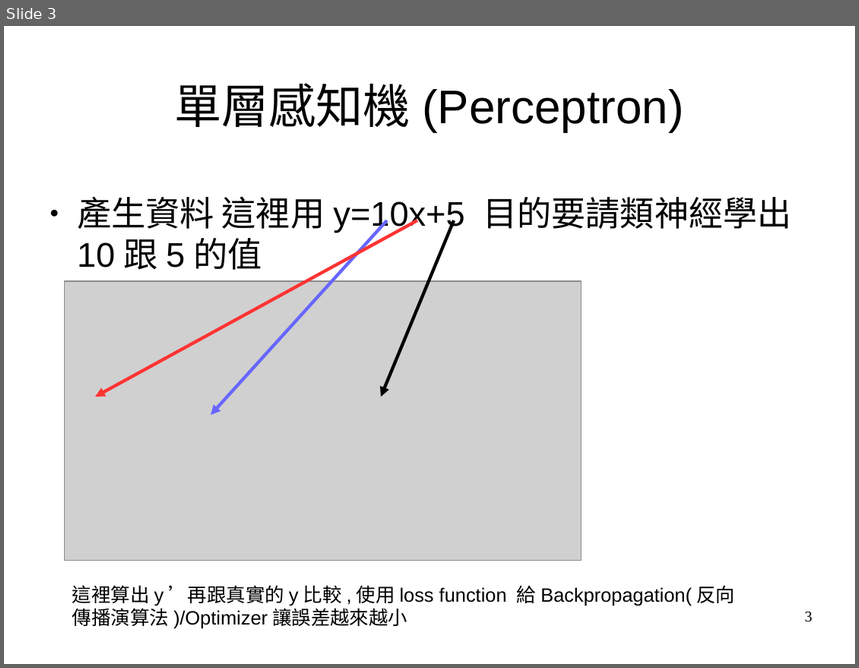
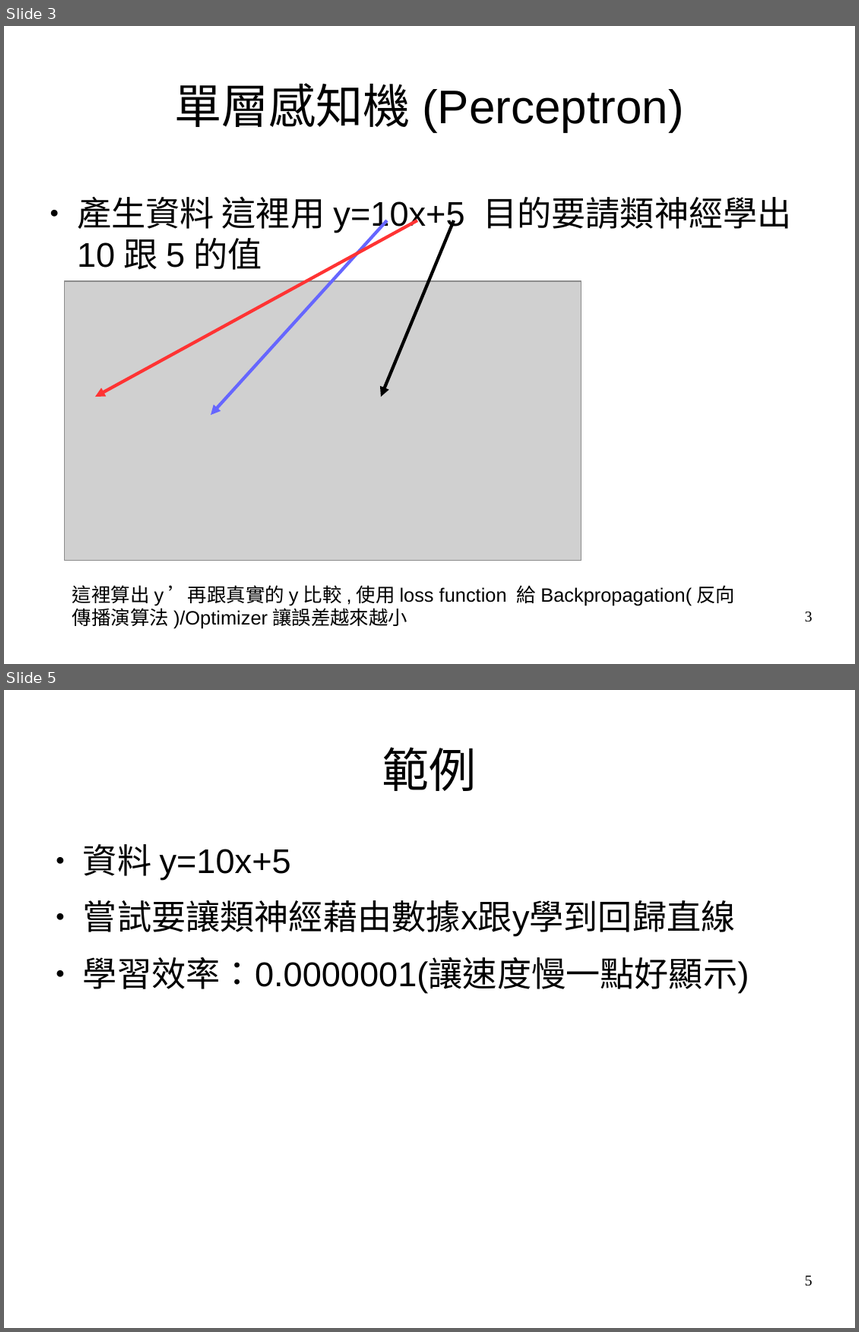
Before and after one commit to Lu-Yi-Hsun/AI, a slide deck: tensorflow/Neural Networks/類神經報告.odp. Shown one above the other, each under a label of ours: slide 3 before the commit, slides 3 and 5 after it; the slides between them are not shown. The pictures are 859x668 and 859x1332 pixels, drawn with LibreOffice and Linux fonts; fonts in the diff are those of the drawing; grey boxes stand for pictures. Boxes give left, top, right and bottom in pixels: in the first picture for what was removed or moved away, otherwise in the second. Text is boxed around its words. In the diff, an @@ line names an element or a change of style, - is before the commit and + after.

```diff
--- a/tensorflow/Neural Networks/類神經報告.odp
+++ b/tensorflow/Neural Networks/類神經報告.odp
@@ slide 5 added at (4,690,855,1328), background #FFFFFF @@
@@ title added at (382,747,477,791), 44 pt, text #000000 @@
+範例
@@ text added at (83,844,750,994), 32 pt, text #000000 @@
+● 資料 y=10x+5
+● 嘗試要讓類神經藉由數據x跟y學到回歸直線
+● 學習效率：0.0000001(讓速度慢一點好顯示)
@@ page number added at (805,1276,813,1287), 14 pt, text #000000 @@
+5
```
Also in this commit, not shown: 2 slides changed, 1 other slide added, 1 slide removed, 1 other file.
